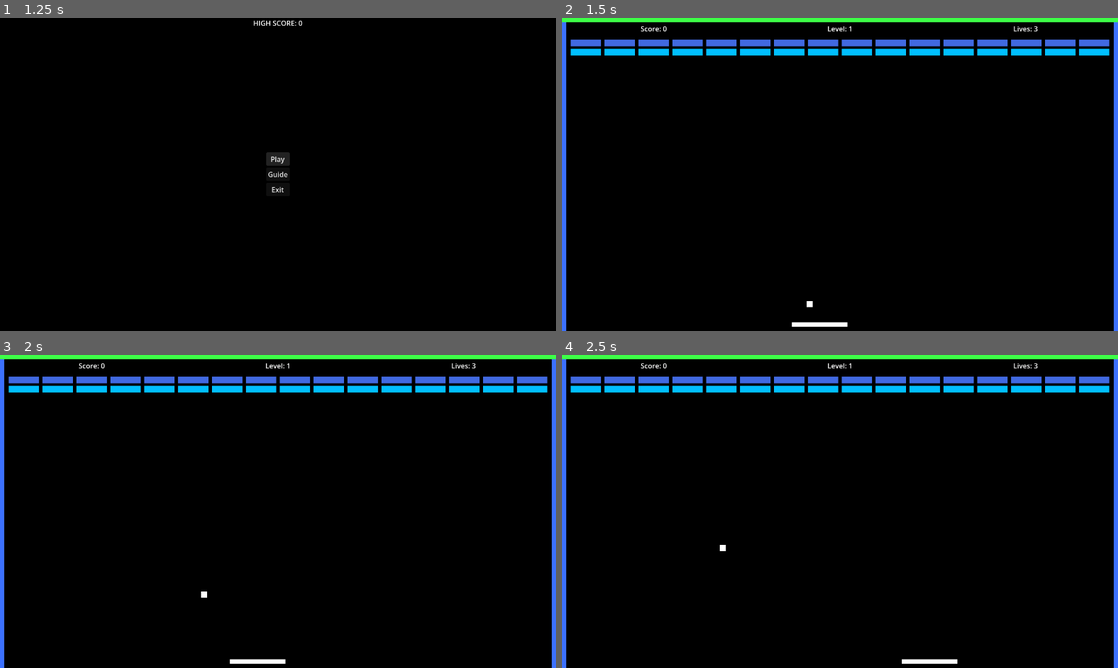
Above: before the commit, frames 1-4 (two rows, left to right).
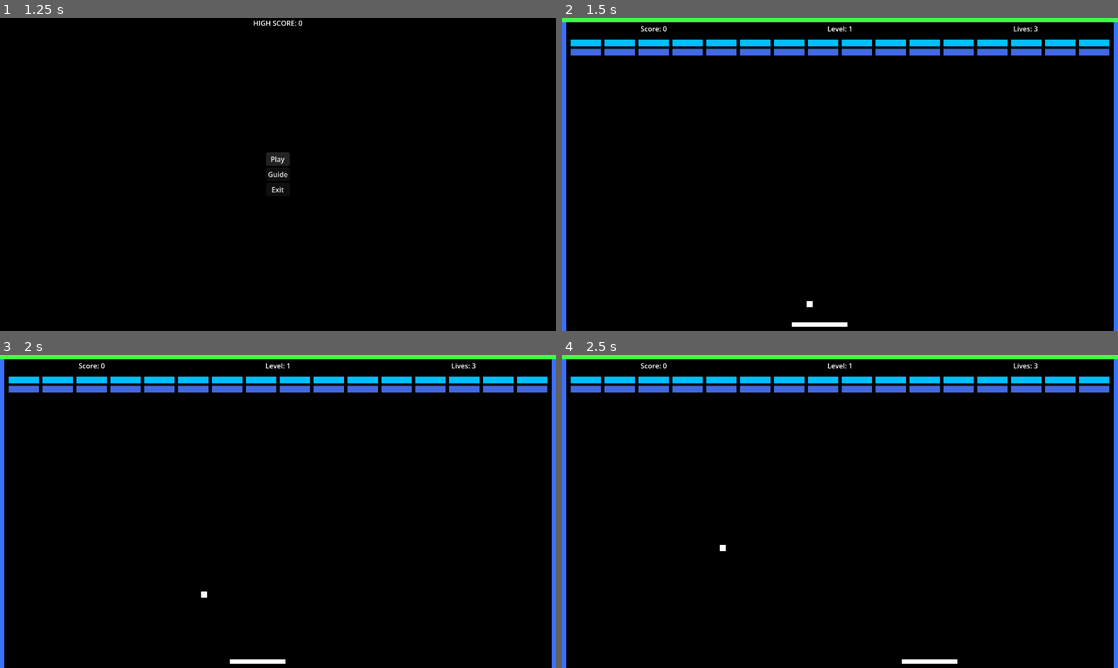
Above: after the commit, the same moments.

Repository: jordonbigelow/Can-You-Breakout
Game: Godot game, scene res://Scenes/main_menu.tscn
Same seed, same stepped clock (60 frames per second), same inputs: the game is played once before the commit and once after it. Sound files missing from this copy of the repository are replaced by a short silence.
Inputs:
- Up to frame 1 (1.25 s): click "Play" at 0.5 s
- Up to frame 2 (1.5 s): click "Play" at 1.25 s
- Up to frame 3 (2 s): no input
- Up to frame 4 (2.5 s): hold D (move_right) from 2.03 s (still down)

Frame 1 is identical in both runs. In frame 2, 3.9% of the frame differs, in the area x 1-99%, y 6-12%; in frame 3, 3.9%; in frame 4, 3.9%.

Commit message:
final brick implementation complete

Diff:
--- a/Scenes/level2.tscn
+++ b/Scenes/level2.tscn
@@ -9,7 +9,6 @@
 [ext_resource type="PackedScene" uid="uid://c01q8n8jm8w75" path="res://Scenes/settings_menu.tscn" id="7_ng020"]
 
 [node name="Level" type="Node" unique_id=144521227]
-process_mode = 3
 script = ExtResource("1_lgosu")
 level = 2
 rows = 4
--- a/Scripts/level.gd
+++ b/Scripts/level.gd
@@ -36,14 +36,14 @@
 @onready var muted_font_color: Color = Color.DARK_RED
 
 var row_data = [
-		[Color.ROYAL_BLUE, 10],
+		[Color.RED, 1280],
+		[Color.ORANGE_RED, 640],
+		[Color.ORANGE, 320],
+		[Color.YELLOW, 160],
+		[Color.GREEN_YELLOW, 80],
+		[Color.LIME_GREEN, 40],
 		[Color.DEEP_SKY_BLUE, 20],
-		[Color.LIME_GREEN, 30],
-		[Color.GREEN_YELLOW, 40],
-		[Color.YELLOW, 50],
-		[Color.ORANGE, 70],
-		[Color.ORANGE_RED, 100],
-		[Color.RED, 200]
+		[Color.ROYAL_BLUE, 10]
 ]
 
 func _ready() -> void:
@@ -92,39 +92,41 @@
 	ball.hit_wall.connect(_on_ball_hit_wall)
 
 func _spawn_bricks():
+	var start_row = row_data.size() - rows
+
 	for row in rows:
 		for col in columns:
 			var brick = brick_scene.instantiate()
-			brick.color = row_data[row][0]
-			brick.points = row_data[row][1]
+			brick.color = row_data[start_row + row][0]
+			brick.points = row_data[start_row+ row][1]
 
 	#for row in rows:
 		#for col in columns:
 			#var brick = brick_scene.instantiate()
 			#if row == 0:
 				#brick.color = Color.RED
-				#brick.points = 20
+				#brick.points = 200
 			#elif row == 1:
 				#brick.color = Color.ORANGE_RED
-				#brick.points = 10
+				#brick.points = 100
 			#elif row == 2:
 				#brick.color = Color.ORANGE
-				#brick.points = 7
+				#brick.points = 70
 			#elif row == 3:
 				#brick.color = Color.YELLOW
-				#brick.points = 5
+				#brick.points = 50
 			#elif row == 4:
 				#brick.color = Color.GREEN_YELLOW
-				#brick.points = 4
+				#brick.points = 40
 			#elif row == 5:
 				#brick.color = Color.LIME_GREEN
-				#brick.points = 3
+				#brick.points = 30
 			#elif row == 6:
 				#brick.color = Color.DEEP_SKY_BLUE
-				#brick.points = 2
+				#brick.points = 20
 			#elif row == 7:
 				#brick.color = Color.ROYAL_BLUE
-				#brick.points = 1
+				#brick.points = 10
 			var x = start_pos.x + col * (brick_size.x + spacing.x)
 			var y = start_pos.y + row * (brick_size.y + spacing.y)
 			brick.position = Vector2(x, y)
